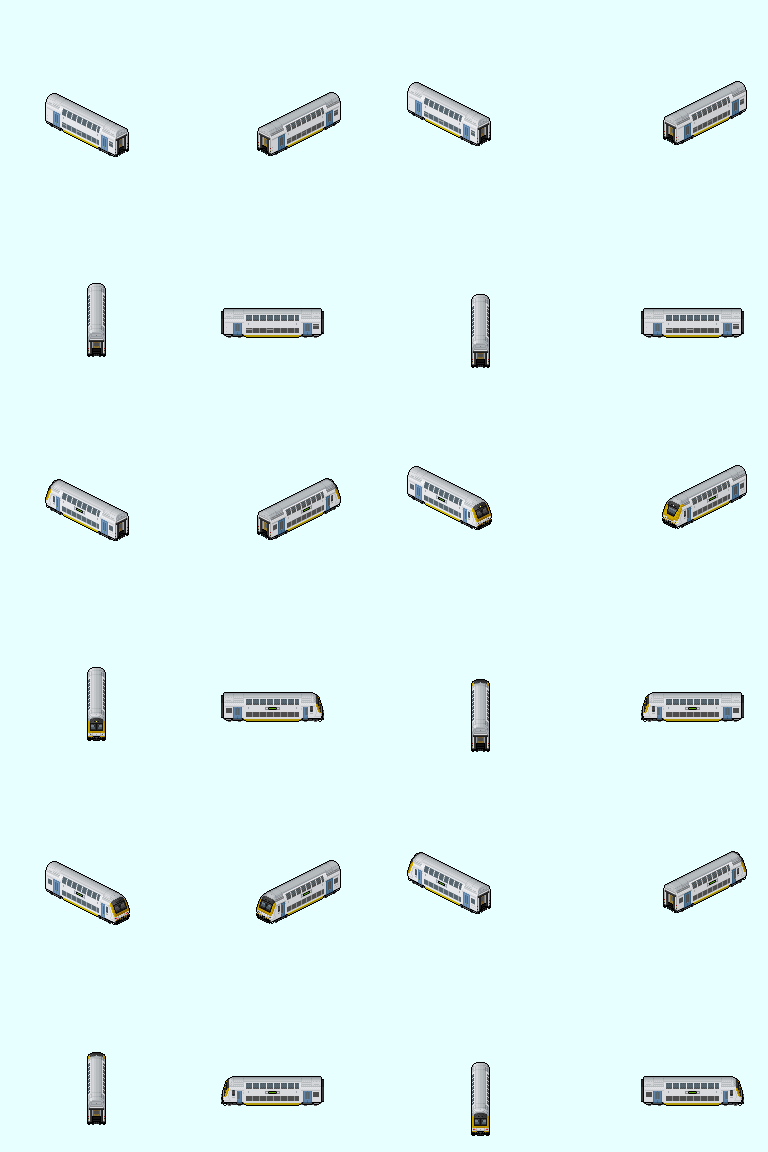
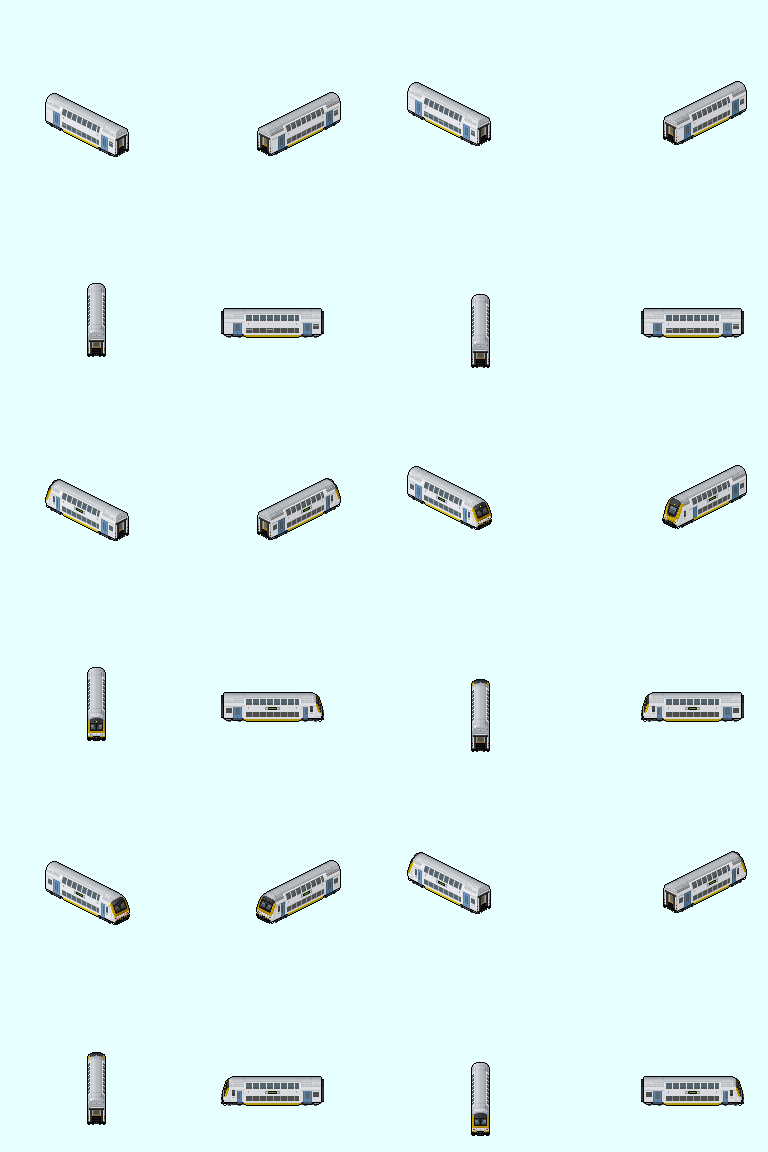
Layered file, before and after one edit (768x1152). Changes by layer:
painted on "SNCB_M6.png-Kopie" over [662, 497, 698, 524]
